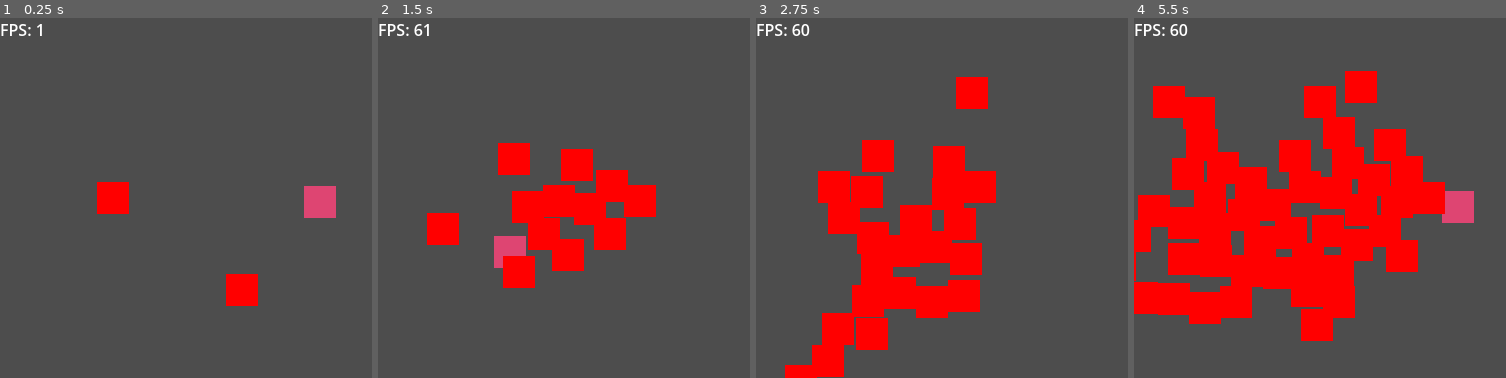
Above: before the commit, frames 1-4 (left to right).
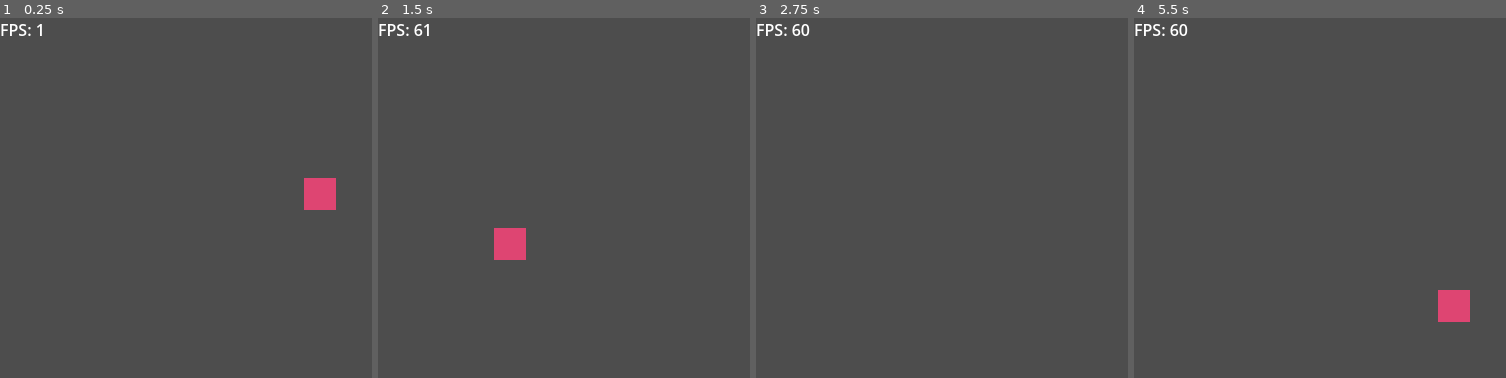
Above: after the commit, the same moments.

Repository: wesleyholiveira/osuml
Game: Godot game, scene res://main.tscn
Two runs of this game, one before a commit and one after it. Both use one fixed random seed, a clock stepped at 60 frames per second and the inputs below.
Inputs:
- Up to frame 1 (0.25 s): no input
- Up to frame 2 (1.5 s): hold A (move_right) 0.53-1.28 s; hold S (move_down) from 1.28 s (still down)
- Up to frame 3 (2.75 s): release S (move_down) at 2.03 s; hold A (move_right) from 2.03 s (still down)
- Up to frame 4 (5.5 s): release A (move_right) at 2.78 s; hold W (move_up) 2.78-3.53 s; hold D (move_left) 3.53-5.03 s; hold S (move_down) from 5.03 s (still down)

The runs differ from the first frame. In frame 1, 1.9% of the frame differs, in the area x 26-91%, y 44-80%; in frame 2, 9.1%; in frame 3, 17%; in frame 4, 33%, in the area x 0-92%, y 14-90%.

Commit message:
feat(component): outra reestruturação de component

Diff:
--- a/character/abstract/entity/abstract_entity.gd
+++ b/character/abstract/entity/abstract_entity.gd
@@ -5,28 +5,27 @@
 ## The speed of the AbstractEntity.
 @export_range(0, 500) var _speed: float = 250.0 : set = set_speed, get = get_speed
 
-var attribute: AttributeComponent
-
-func _init(target: AbstractEntity = null) -> void:
-
-	# TODO: Find a way to overwrite in the editor
-	self.attribute = AttributeComponent.new(self, _speed, target)
-
-	self.gravity_scale = 0
-
-	pass
+var _attribute_component = load("res://components/attr_component.tscn")
 
 func set_speed(value: float) -> void:
 	_speed = value
-	attribute.set_speed(_speed)
+	_attribute_component.set_speed(_speed)
 	pass
 
 func get_speed() -> float:
 	return _speed
 
-func _ready():
+func _init() -> void:
+	self.gravity_scale = 0
+	pass
 
-	attribute.name = "AttributeNode"
-	add_child(attribute)
+func _enter_tree():
+	_attribute_component = _attribute_component.instantiate()
+
+	_attribute_component.name = "AttributeComponent"
+	add_child(_attribute_component)
 
 	pass
+
+func _ready():
+	pass
--- a/character/abstract/entity/abstract_entity.tscn
+++ /dev/null
@@ -1,6 +0,0 @@
-[gd_scene load_steps=2 format=3 uid="uid://cwtb57xiqjut8"]
-
-[ext_resource type="Script" path="res://character/abstract/entity/abstract_entity.gd" id="1_b7fw3"]
-
-[node name="AbstractEntity" type="RigidBody2D"]
-script = ExtResource("1_b7fw3")
--- a/character/abstract/hostile/abstract_hostile.gd
+++ b/character/abstract/hostile/abstract_hostile.gd
@@ -2,11 +2,17 @@
 
 class_name AbstractHostile
 
-signal target_changed
+@export var _target : RigidBody2D : get = get_target, set = set_target
 
-func _init(target: RigidBody2D = null) -> void:
+func get_target() -> RigidBody2D:
+	return _target
 
-	super(target)
+func set_target(value: RigidBody2D) -> void:
+	_target = value
+	pass
+
+func _init() -> void:
+	super()
 	pass
 
 func _ready() -> void:
--- a/character/playable/cebolao_lunar/cebolao_lunar.gd
+++ b/character/playable/cebolao_lunar/cebolao_lunar.gd
@@ -13,5 +13,5 @@
 
 # Called every frame. 'delta' is the elapsed time since the previous frame.
 func _process(delta):
-	position += attribute.move(delta)
+	#move_and_collide(attribute.move(delta))
 	pass
--- /dev/null
+++ b/components/attr_component.gd
@@ -0,0 +1,36 @@
+extends Node2D
+
+class_name AttrComponent
+
+# Add the related attributes
+@export_range(0, 500, 1) var _speed : float = 250.0 : get = get_speed, set = set_speed
+
+# Pointer to the father entity
+var _root_entity : Variant : get = get_root_entity
+
+# Pointers to child entities
+var _movement_component : MovementComponent : get = get_movement_component
+
+func get_speed() -> float:
+	return _speed
+
+func set_speed(value: float) -> void:
+	_speed = value
+	pass
+
+func get_root_entity() -> Variant:
+	return _root_entity
+
+func get_movement_component() -> MovementComponent:
+	return _movement_component
+
+func _enter_tree():
+	_root_entity = get_parent()
+	assert($MovementComponent != null and $MovementComponent is MovementComponent, "AttrComponent requires a valid MovementComponent node as a child")
+	assert(get_parent() != null and (get_parent() is AbstractHostile or get_parent() is AbstractPlayable), "The owner of AttrComponent must be a Hostile or Playable entity")
+	_movement_component = $MovementComponent
+	pass
+
+func _ready():
+	#assert(_root_entity != null and (_root_entity is AbstractPlayable), "The owner of AttrComponent must be a Hostile or Playable entity")
+	pass
--- /dev/null
+++ b/components/attr_component.tscn
@@ -0,0 +1,9 @@
+[gd_scene load_steps=3 format=3 uid="uid://ddp6p3vwsx4b3"]
+
+[ext_resource type="Script" path="res://components/attr_component.gd" id="1_3wsam"]
+[ext_resource type="PackedScene" uid="uid://byggrlyg5ctns" path="res://components/movement_component.tscn" id="2_ag4t2"]
+
+[node name="AttrComponent" type="Node2D"]
+script = ExtResource("1_3wsam")
+
+[node name="MovementComponent" parent="." instance=ExtResource("2_ag4t2")]
--- a/components/attribute_component.gd
+++ /dev/null
@@ -1,83 +0,0 @@
-extends Node2D
-
-## AttributeComponent class.
-class_name AttributeComponent
-
-signal target_changed
-
-## The owner entity.
-var _entity: RigidBody2D : set = set_entity, get = get_entity
-
-## The target entity (only hostile entities must have a target)
-var _target: RigidBody2D : set = set_target, get = get_target
-
-var _speed: float : get = get_speed, set = set_speed
-
-## Create a movement callable to trigger the entity movement.
-var _movement: Callable
-
-## AttributeComponent constructor.
-func _init(entity: AbstractEntity, speed:float, target: AbstractEntity):
-
-	self._entity = entity
-	self._speed = speed
-	self._target = target
-
-	self._movement = _config_movement()
-
-	target_changed.connect(_on_abstract_hostile_targed_changed)
-
-	pass
-
-func get_entity() -> RigidBody2D:
-	return _entity
-
-func set_entity(entity: RigidBody2D) -> void:
-	_entity = entity
-	pass
-
-func get_speed() -> float:
-	return _speed
-
-func set_speed(speed: float) -> void:
-	_speed = speed
-	pass
-
-func set_target(target: RigidBody2D) -> void:
-	_target = target
-	target_changed.emit()
-	pass
-
-func get_target() -> RigidBody2D:
-	return _target
-
-func move(delta: float, counter: float = 1.0) -> Vector2:
-	return _movement.call(delta, counter)
-
-func _config_movement() -> Callable:
-
-	const _ACTION = {
-		"MOVE_RIGHT": "move_right",
-		"MOVE_LEFT": "move_left",
-		"MOVE_UP": "move_up",
-		"MOVE_DOWN": "move_down",
-	}
-
-	if not get_target():
-		return func(delta: float, counter: float):
-			return Input.get_vector(
-				_ACTION.MOVE_RIGHT,
-				_ACTION.MOVE_LEFT,
-				_ACTION.MOVE_UP,
-				_ACTION.MOVE_DOWN,
-				0.5
-			) * get_speed() * (delta * counter)
-	else:
-		return func(delta: float, counter: float):
-			return get_entity().position.move_toward(get_target().position, get_speed() * (delta * counter))
-
-func _on_abstract_hostile_targed_changed():
-	self._movement = _config_movement()
-
-func _ready():
-	pass
--- /dev/null
+++ b/components/movement_component.gd
@@ -0,0 +1,38 @@
+extends Node2D
+
+class_name MovementComponent
+
+const _ACTION = {
+	"MOVE_RIGHT": "move_right",
+	"MOVE_LEFT": "move_left",
+	"MOVE_UP": "move_up",
+	"MOVE_DOWN": "move_down",
+}
+
+var _move: Callable
+
+func _move_playable(delta: float, counter:float) -> void:
+	owner.get_root_entity().move_and_collide(Input.get_vector(
+		_ACTION.MOVE_RIGHT,
+		_ACTION.MOVE_LEFT,
+		_ACTION.MOVE_UP,
+		_ACTION.MOVE_DOWN,
+		0.5
+	) * owner.get_speed() * (delta * counter))
+	pass
+
+func _move_hostile(delta: float, counter: float) -> void:
+	owner.get_root_entity().move_and_collide(owner.get_root_entity().position.move_toward(owner.get_root_entity().get_target().position, owner.get_speed() * (delta * counter)) - owner.get_root_entity().position)
+	pass
+
+func _ready():
+	print(owner.get_root_entity())
+	if true:
+		_move = Callable(self, "_move_playable")
+	else:
+		_move = Callable(self, "_move_hostile")
+	pass
+
+func _physics_process(delta):
+	_move.call(delta, 1)
+	pass
--- /dev/null
+++ b/components/movement_component.tscn
@@ -0,0 +1,6 @@
+[gd_scene load_steps=2 format=3 uid="uid://byggrlyg5ctns"]
+
+[ext_resource type="Script" path="res://components/movement_component.gd" id="1_hou6g"]
+
+[node name="MovementComponent" type="Node2D"]
+script = ExtResource("1_hou6g")
--- a/main.gd
+++ b/main.gd
@@ -1,6 +1,6 @@
 extends Node2D
 
-var enemy = preload("res://character/hostile/mob.tscn")
+#var enemy = preload("res://character/hostile/mob.tscn")
 
 var counter: float = 0.0
 var enemy_limit: int = 1000
@@ -11,7 +11,7 @@
 
 # Called every frame. 'delta' is the elapsed time since the previous frame.
 func _process(delta):
-
+	"""
 	counter += delta
 	if counter > 0.1 and enemy_limit > 0:
 		var e = enemy.instantiate()
@@ -22,4 +22,5 @@
 
 		enemy_limit -= 1
 		counter = 0
+	"""
 	pass
--- a/main.tscn
+++ b/main.tscn
@@ -1,14 +1,14 @@
 [gd_scene load_steps=4 format=3 uid="uid://bcxiueuqjtqh0"]
 
-[ext_resource type="Script" path="res://main.gd" id="1_g7utr"]
+[ext_resource type="Script" path="res://main.gd" id="1_5pxen"]
 [ext_resource type="PackedScene" uid="uid://05oj1g2nas7s" path="res://scenes/FPSMeter.tscn" id="2_tt05s"]
-[ext_resource type="PackedScene" uid="uid://bsavq5v0ywfu4" path="res://character/playable/cebolao_lunar/cebolao_lunar.tscn" id="3_8qixk"]
+[ext_resource type="PackedScene" uid="uid://bsavq5v0ywfu4" path="res://character/playable/cebolao_lunar/cebolao_lunar.tscn" id="3_i4jsh"]
 
 [node name="Main" type="Node2D"]
-script = ExtResource("1_g7utr")
+script = ExtResource("1_5pxen")
 
 [node name="FpsMeter" parent="." instance=ExtResource("2_tt05s")]
 metadata/_edit_use_anchors_ = true
 
-[node name="CebolaoLunar" parent="." instance=ExtResource("3_8qixk")]
-position = Vector2(320, 184)
+[node name="CebolaoLunar" parent="." instance=ExtResource("3_i4jsh")]
+position = Vector2(320, 176)
--- a/scenes/enemy.gd
+++ /dev/null
@@ -1,32 +0,0 @@
-extends RigidBody2D
-
-
-@export var speed = 1
-@export var Target: Node2D = null
-
-var collision_radius = 16
-
-var counter = 0
-
-func _ready():
-	pass
-
-func _process(delta):
-	counter += 1
-	if counter >= 10:
-		#move_and_collide($MovementComponent.move(Target.position, speed * (delta * counter)) - position)
-		counter = 0
-	pass
-
-
-func _on_body_entered(body):
-	$CollisionShape2D.shape.radius = collision_radius * 1.1
-	pass
-
-func _on_body_exited(body):
-	$CollisionShape2D.shape.radius = collision_radius
-	pass # Replace with function body.
-
-func _on_visible_on_screen_notifier_2d_screen_exited():
-	queue_free()
-	pass # Replace with function body.
Not shown: 1 places in scenes/Enemy.tscn that only renumber resources
